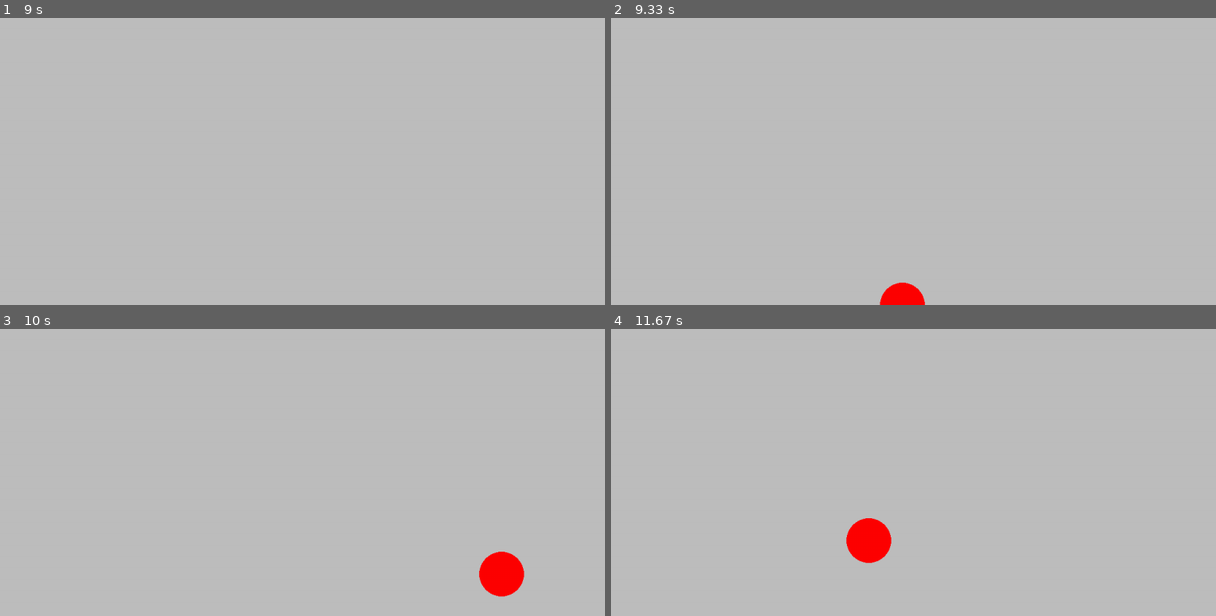
Above: before the commit, frames 1-4 (two rows, left to right).
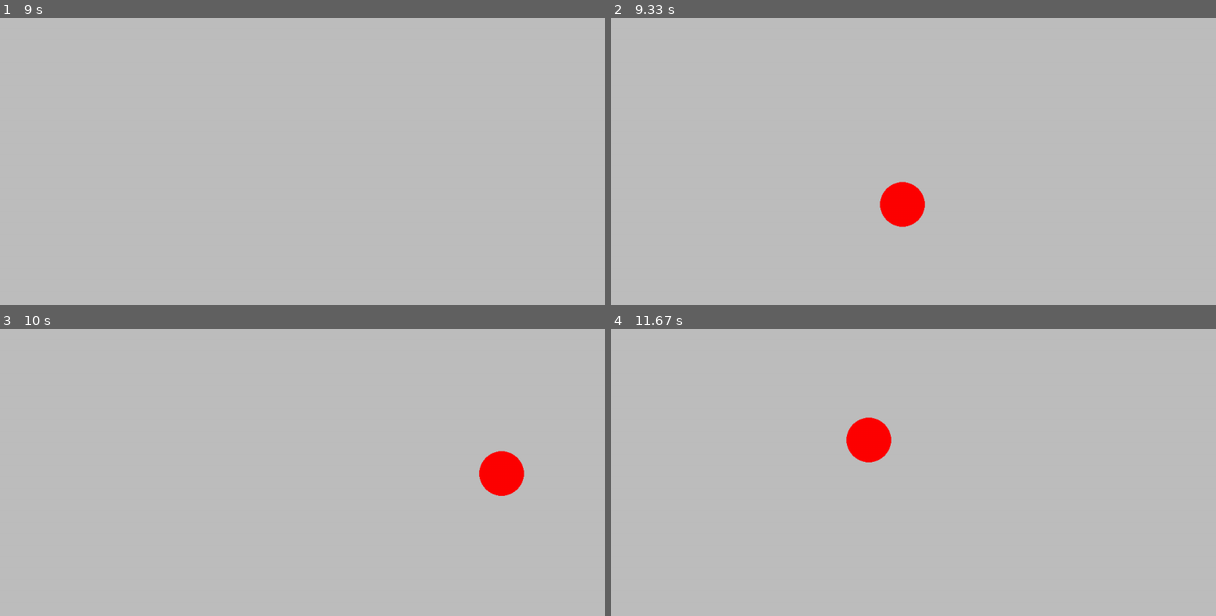
Above: after the commit, the same moments.

Repository: EricNohara/PyGame-Circumventor
Game: pygame game, started from testing.py
Same seed, same stepped clock (60 frames per second), same inputs: the game is played once before the commit and once after it.
Inputs:
- Up to frame 1 (9 s): tap W at 0.33 s; hold Left 0.67-1.2 s; hold Down 1.23-1.53 s; hold Left 1.57-1.97 s; hold Up 2-2.37 s; hold Right 2.4-3.03 s; hold Down 3.07-3.43 s; hold Left 3.47-3.93 s; hold Right 3.97-4.43 s; hold Up 4.47-4.77 s; hold Right 4.8-5.27 s; hold Left 5.3-5.83 s; hold Down 5.87-6.17 s; hold Left 6.2-6.6 s; hold Right 7.03-7.67 s; hold Down 7.7-8.07 s
- Up to frame 2 (9.33 s): hold Up from 9.1 s (still down)
- Up to frame 3 (10 s): release Up at 9.4 s; hold Right 9.43-9.9 s; hold Left from 9.93 s (still down)
- Up to frame 4 (11.67 s): release Left at 10.47 s; hold Down 10.5-10.8 s; hold Up 11.27-11.63 s

Frame 1 is identical in both runs. In frame 2, 1.4% of the frame differs, in the area x 44-52%, y 57-100%; in frame 3, 1.8%; in frame 4, 1.9%, in the area x 38-47%, y 30-82%.

Commit message:
messing around with the library

Diff:
--- /dev/null
+++ b/ball.py
@@ -0,0 +1,25 @@
+import sys, pygame
+pygame.init()
+
+size = width, height = 1280, 720
+speed = [1, 1]
+black = 0, 0, 0
+
+screen = pygame.display.set_mode(size)
+
+ball = pygame.image.load("intro_ball.gif")
+ballrect = ball.get_rect()
+
+while True:
+    for event in pygame.event.get():
+        if event.type == pygame.QUIT: sys.exit()
+
+    ballrect = ballrect.move(speed)
+    if ballrect.left < 0 or ballrect.right > width:
+        speed[0] = -speed[0]
+    if ballrect.top < 0 or ballrect.bottom > height:
+        speed[1] = -speed[1]
+
+    screen.fill(black)
+    screen.blit(ball, ballrect)
+    pygame.display.flip()
--- /dev/null
+++ b/movement.py
@@ -0,0 +1,16 @@
+import pygame
+
+pygame.init()
+size = height, width = 1280, 720
+screen = pygame.display.set_mode(size)
+running = True
+clock = pygame.time.Clock()
+player = pygame.image.load('player.gif').convert()
+background = pygame.image.load('background.png').convert()
+screen.blit(background, (0,0))
+
+
+while (running):
+    for event in pygame.event.get():
+        if event.type == pygame.QUIT:
+            running = False
--- a/testing.py
+++ b/testing.py
@@ -2,7 +2,8 @@
 
 # Setup
 pygame.init()   #initialize pygame
-screen = pygame.display.set_mode((1280, 720))   #set the screen to these dimensions
+size = width, height = 1280, 720
+screen = pygame.display.set_mode(size)   #set the screen to these dimensions
 clock = pygame.time.Clock()     #set the clock to the pygame clock
 running = True      # set the state of the game running to true
 dt = 0.05
@@ -21,15 +22,29 @@
 
     # GAME RENDERING HERE
     # How to draw shapes:
-    pygame.draw.circle(screen, "red", player_pos, 40)
+    circle = pygame.draw.circle(screen, "red", player_pos, 40)
 
     #How to get key inputs:
     keys = pygame.key.get_pressed()
 
+
+    # if circle.right > width:
+    #     player_pos.x = width
+    # if circle.top < 0:
+    #     player_pos.y = 0
+    # if circle.bottom > height:
+    #     player_pos.y = height
+
     if keys[pygame.K_w]:
-        player_pos.y -= 300 * dt
+        if circle.bottom > height:
+            player_pos.y = height
+        else:
+            player_pos.y -= 300 * dt
     elif keys[pygame.K_UP]:
-        player_pos.y -= 300 * dt
+        if circle.bottom > height:
+            player_pos.y = height
+        else:
+            player_pos.y -= 300 * dt
     if keys[pygame.K_s]:
         player_pos.y += 300 * dt
     elif keys[pygame.K_DOWN]:
@@ -43,6 +58,9 @@
     elif keys[pygame.K_RIGHT]:
         player_pos.x += 300 * dt
 
+
+
+
     # Display work on screen
     pygame.display.flip()
 
Binary file added: background.png
Binary file added: intro_ball.gif
Binary file added: player.gif
